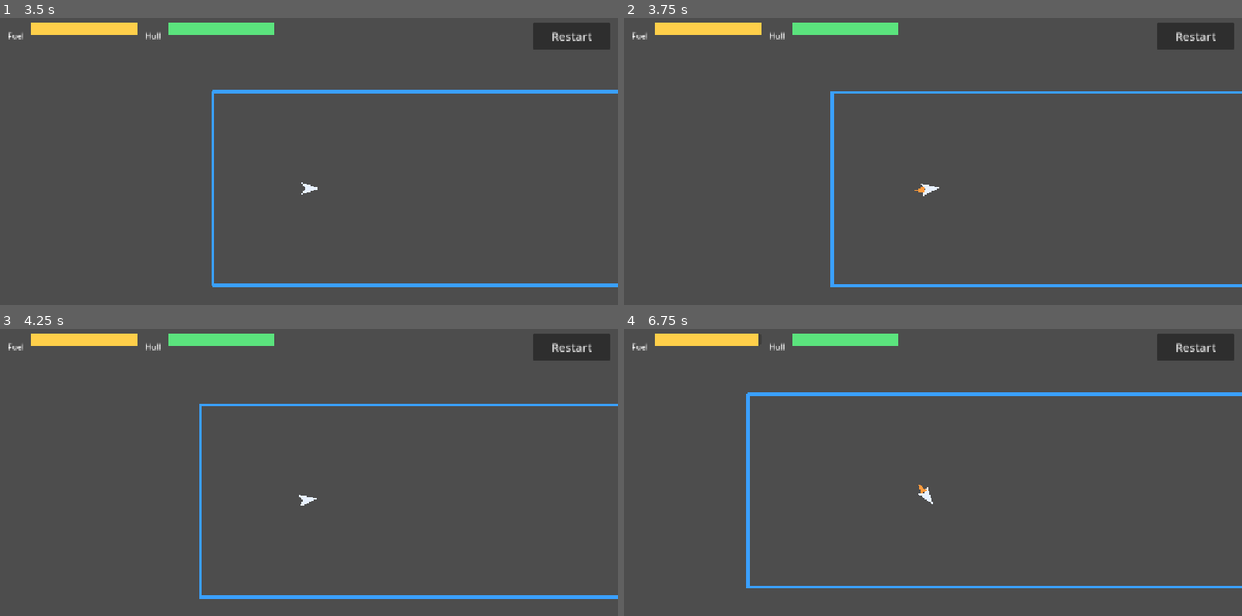
Above: before the commit, frames 1-4 (two rows, left to right).
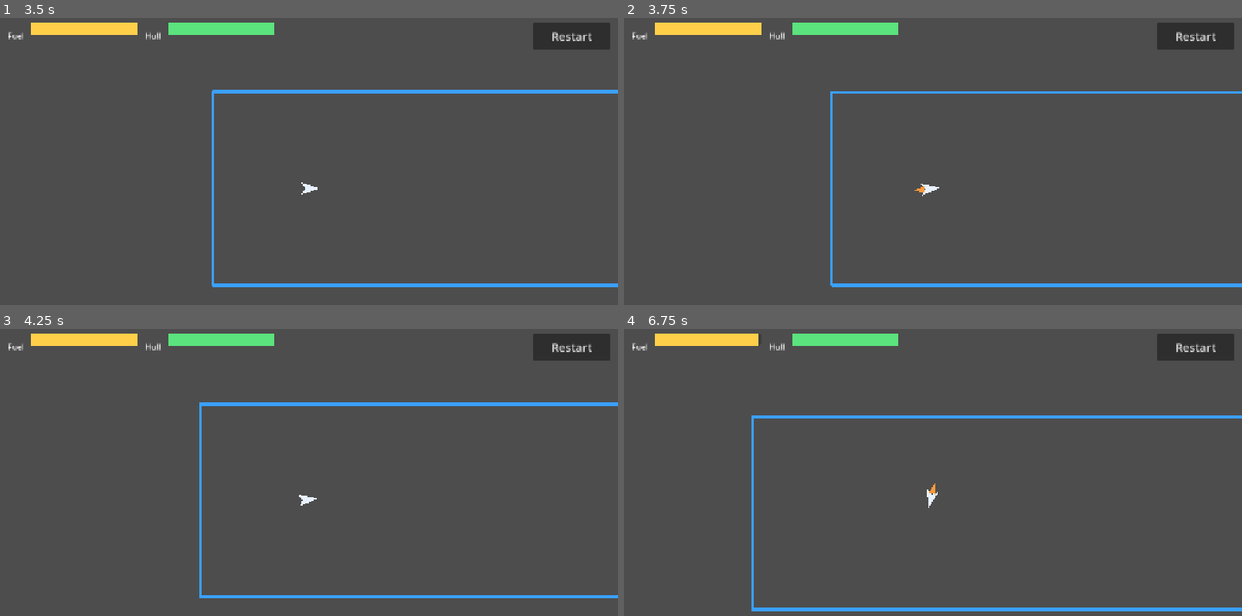
Above: after the commit, the same moments.

Repository: BRAITG/zero-gx
Game: Godot game, scene res://scenes/main.tscn
Two runs of this game, one before a commit and one after it. Both use one fixed random seed, a clock stepped at 60 frames per second and the inputs below.
Inputs (mouse positions are in pixels of both pictures, inside the frame that each line leads up to):
- Up to frame 1 (3.5 s): click "Level 01" at 0.5 s; click "Restart" at 1.25 s; click "Restart" at 2 s; click "Restart" at 2.75 s
- Up to frame 2 (3.75 s): tap Enter at 3.5 s; move the mouse to (1068, 170) at 3.52 s; click (1068, 170) at 3.67 s
- Up to frame 3 (4.25 s): no input
- Up to frame 4 (6.75 s): move the mouse to (809, 515) at 4.27 s; click (809, 515) at 4.42 s; move the mouse to (994, 423) at 5.02 s; click (994, 423) at 5.17 s; move the mouse to (902, 570) at 5.77 s; click (902, 570) at 5.92 s; move the mouse to (1118, 552) at 6.52 s; click (1118, 552) at 6.67 s

Frame 1 is identical in both runs. In frame 2, 0.4% of the frame differs, in the area x 33-100%, y 26-94%; in frame 3, 0.6%; in frame 4, 4.4%, in the area x 19-100%, y 22-99%.

Commit message:
fix: review findings — screen-space touch aim, bouncing asteroids, level 3 idle hits
- I1: a held finger keeps steering while the camera follows the ship.
- I2: ship/asteroid and asteroid/asteroid collisions bounce (0.4 + 0.4 bounce shares).
- I3: level-design check idles 200 s; level 3 drifters move vertically, away from planets.
- Remove Godot logs committed by mistake.

Diff:
--- a/levels/level_03.tscn
+++ b/levels/level_03.tscn
@@ -81,12 +81,12 @@
 
 [node name="Rock5" parent="." instance=ExtResource("asteroid")]
 position = Vector2(2300, -300)
-linear_velocity = Vector2(12, 0)
+linear_velocity = Vector2(0, 15)
 
 [node name="Rock6" parent="." instance=ExtResource("asteroid")]
 position = Vector2(2300, 0)
-linear_velocity = Vector2(12, 0)
+linear_velocity = Vector2(0, 15)
 
 [node name="Rock7" parent="." instance=ExtResource("asteroid")]
 position = Vector2(2300, 300)
-linear_velocity = Vector2(12, 0)
+linear_velocity = Vector2(0, 15)
--- a/physics/frictionless.tres
+++ b/physics/frictionless.tres
@@ -1,4 +1,7 @@
 [gd_resource type="PhysicsMaterial" format=3]
 
+; Ships, asteroids and planets. Godot adds both bodies' bounce, so two of these bounce at 0.8,
+; and barriers (0.4 of their own) also total 0.8.
 [resource]
 friction = 0.0
+bounce = 0.4
--- a/scenes/barrier.gd
+++ b/scenes/barrier.gd
@@ -8,7 +8,8 @@
 const MULTIPLIERS := {Kind.BLUE: 0.1, Kind.ORANGE: 1.0, Kind.RED: Impact.LETHAL}
 const COLORS := {Kind.BLUE: Color("#3aa0ff"), Kind.ORANGE: Color("#ff8a1f"), Kind.RED: Color("#a00010")}
 const WIDTHS := {Kind.BLUE: 6.0, Kind.ORANGE: 6.0, Kind.RED: 9.0}
-const BARRIER_BOUNCE := 0.8
+## Godot adds both bodies' bounce: 0.4 here + 0.4 on ships and asteroids = 0.8 off a barrier.
+const BARRIER_BOUNCE := 0.4
 ## Collision thickness. Zero-width segments let a fast ship's center land on the line and pass.
 const THICKNESS := 16.0
 
--- a/scenes/ship.gd
+++ b/scenes/ship.gd
@@ -29,6 +29,9 @@
 var _stranded_sent := false
 var _camera: Camera2D
 var _previous_velocity := Vector2.ZERO
+## Where the finger rests on screen; null when no touch is held. Re-projected every step,
+## because the camera follows the ship and a still finger sends no new events.
+var _touch_screen: Variant = null
 
 
 func _ready() -> void:
@@ -52,6 +55,8 @@
 
 func _integrate_forces(state: PhysicsDirectBodyState2D) -> void:
 	var step := state.step
+	if _touch_screen != null:
+		aim_point = get_canvas_transform().affine_inverse() * (_touch_screen as Vector2)
 	var to_aim := aim_point - state.transform.origin
 	if to_aim.length() > 1.0:
 		var turn := wrapf(to_aim.angle() - state.transform.get_rotation(), -PI, PI)
@@ -104,9 +109,10 @@
 	# Touches arrive as emulated left-mouse events; GUI controls consume theirs first.
 	if event is InputEventMouseButton and event.button_index == MOUSE_BUTTON_LEFT:
 		thrusting = event.pressed
+		_touch_screen = event.position if event.pressed else null
 		aim_point = get_canvas_transform().affine_inverse() * event.position
-	elif event is InputEventMouseMotion:
-		aim_point = get_canvas_transform().affine_inverse() * event.position
+	elif event is InputEventMouseMotion and _touch_screen != null:
+		_touch_screen = event.position
 
 
 func take_damage(amount: float) -> void:
--- a/tests/run_tests.gd
+++ b/tests/run_tests.gd
@@ -1,7 +1,7 @@
 extends SceneTree
 ## Runs every `test_*` method in `res://tests/test_*.gd`, each with a fresh world. Exit code 1 on failure.
 
-const TIMEOUT_FRAMES := 30000  # The level-design check idles 3600 frames in each of 5 levels.
+const TIMEOUT_FRAMES := 70000  # The level-design check idles 12000 frames in each of 5 levels.
 
 
 func _initialize() -> void:
--- a/tests/test_asteroids.gd
+++ b/tests/test_asteroids.gd
@@ -72,3 +72,17 @@
 	world.add_child(probe)
 	await frames(10)
 	check(probe.linear_velocity == Vector2.ZERO, "a shattered planet still pulls: %s" % probe.linear_velocity)
+
+
+func test_ship_knocks_an_asteroid_away() -> void:
+	var rock = spawn(ASTEROID, Vector2(200, 0))
+	var ship = spawn("res://scenes/ship.tscn", Vector2.ZERO, {"linear_velocity": Vector2(400, 0), "aim_point": Vector2(1000, 0)})
+	await frames(60)
+	check(rock.linear_velocity.x > ship.linear_velocity.x + 50.0, "no bounce: rock %s, ship %s" % [rock.linear_velocity, ship.linear_velocity])
+
+
+func test_asteroids_bounce_off_each_other() -> void:
+	var moving = spawn(ASTEROID, Vector2.ZERO, {"linear_velocity": Vector2(300, 0)})
+	var still = spawn(ASTEROID, Vector2(200, 0))
+	await frames(60)
+	check(still.linear_velocity.x > moving.linear_velocity.x + 50.0, "no bounce: %s vs %s" % [moving.linear_velocity, still.linear_velocity])
--- a/tests/test_levels.gd
+++ b/tests/test_levels.gd
@@ -3,7 +3,7 @@
 
 const LEVELS := ["level_01", "level_02", "level_03", "level_04", "level_05"]
 const SHARD_CLEARANCE := 60.0  # px between a destructible planet and any barrier
-const IDLE_FRAMES := 3600  # 60 s with no input
+const IDLE_FRAMES := 12000  # 200 s with no input: longer than a slow first attempt
 
 
 func load_level(id: String) -> Node:
--- a/tests/test_ship.gd
+++ b/tests/test_ship.gd
@@ -51,3 +51,16 @@
 	ship.take_damage(60)
 	check(ship.health == 0.0, "health %f, expected 0" % ship.health)
 	check(destroyed.count == 1, "destroyed emitted %d times" % destroyed.count)
+
+
+func test_held_finger_keeps_steering_as_the_camera_follows() -> void:
+	var ship = spawn(SHIP, Vector2.ZERO)
+	await frames(2)
+	var press := InputEventMouseButton.new()
+	press.button_index = MOUSE_BUTTON_LEFT
+	press.pressed = true
+	press.position = Vector2(940, 360)  # Right of screen centre; the finger then stays still.
+	ship._unhandled_input(press)
+	await frames(150)
+	check(ship.position.x > 400, "ship should keep flying right, at %s" % ship.position)
+	check(abs(wrapf(ship.rotation, -PI, PI)) < 0.3, "ship turned to %f rad instead of following the held finger" % ship.rotation)
Not shown, removed: tests/test_zz.gd.uid
Not shown, changed: .gitignore
Not shown, changed: docs/superpowers/specs/2026-10-12-zero-gx-prototype-design.md
Not shown, removed: godot/app_userdata/Zero-GX/logs/godot.log
Not shown, removed: godot/app_userdata/Zero-GX/logs/godot2026-10-13T07.21.05.log
Not shown, removed: godot/app_userdata/Zero-GX/logs/godot2026-10-13T07.21.08.log
Not shown, removed: godot/app_userdata/Zero-GX/logs/godot2026-10-13T07.21.10.log
Not shown, removed: godot/app_userdata/Zero-GX/logs/godot2026-10-13T07.21.13.log
Not shown, removed: godot/app_userdata/Zero-GX/logs/godot2026-10-13T07.21.16.log
